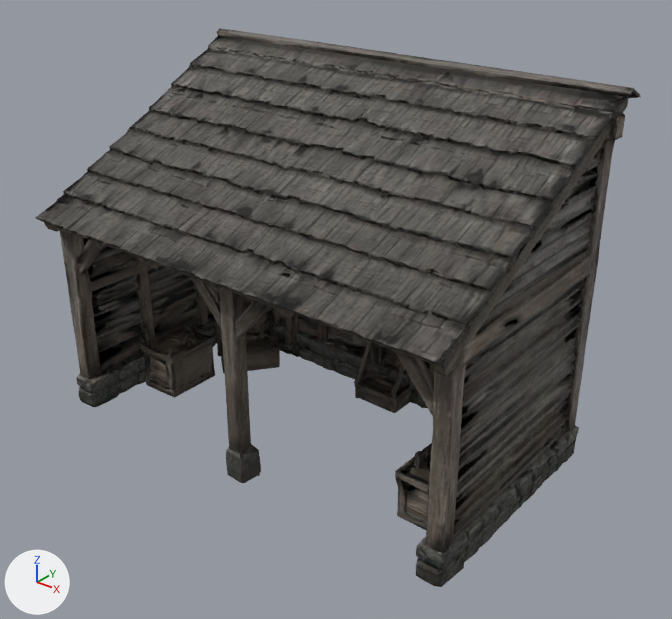
What one commit did to the glTF model apps/web/public/world/props/infill-lean-to.glb.
Camera for both pictures: a 50 mm lens placed at (2.1, -2.49, 2.12), pointed at (0.11, 0.0, 0.58). The axes (+X, +Y, +Z) are drawn at lower left. The lights are the same throughout. The first picture is the older version. Vertices at exactly the same position are counted once.
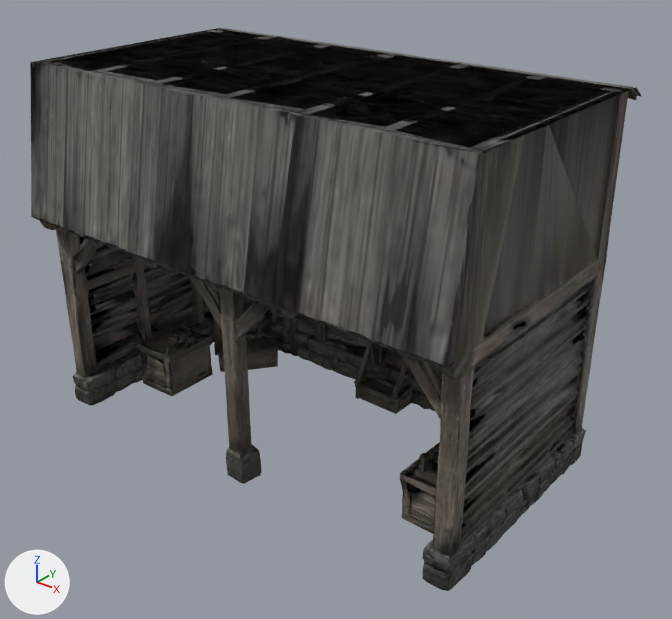
Pixel boxes [x1, y1, x2, y2] of what changed, in the pictures (672 x 619 px; the box of a moved part takes in the faces that stretch with it):
'Mesh_0', reshaped, moved: before [35, 28, 641, 587]; after [30, 28, 642, 591]
part 1 of me_mesh_0, moved or reshaped: before [141, 324, 215, 398]; after [137, 322, 213, 396]
part 2 of me_mesh_0, moved or reshaped: before [395, 443, 432, 530]; after [400, 442, 440, 534]
part 3 of me_mesh_0, moved or reshaped: before [35, 28, 641, 587]; after [30, 28, 642, 591]

The edits, one by one:
me_mesh_0 is used by ob_mesh_0; location (0.0, -0.004, 0.727).
me_mesh_0 had 15558 vertices, 20000 faces and spanned x -0.95..0.95, y -0.57..0.58, z -0.73..0.72.
me_mesh_0 now has 15558 vertices, 20000 faces and spans x -0.95..0.95, y -0.58..0.58, z 0.0..1.45.
me_mesh_0 part 1: the loose piece of 298 vertices spanning x -0.81..-0.61, y -0.22..0.03, z -0.71..-0.41 is moved by (-0.02, 0.0, 0.73).
me_mesh_0 part 2: the loose piece of 377 vertices spanning x 0.59..0.82, y -0.29..-0.02, z -0.72..-0.4 is moved by (0.02, 0.0, 0.73).
me_mesh_0 part 3: 14868 of 15558 vertices moved; they spanned x -0.95..0.95, y -0.57..0.58, z -0.73..0.72 and now span x -0.95..0.95, y -0.58..0.58, z 0.0..1.45; mean shift (0.0, 0.0, 0.84); largest move (-0.9, -0.35, 0.16) -> (-0.93, -0.36, 1.45).
Other edits to the shape of me_mesh_0 do not show in these pictures.
Object 'Mesh_0' (ob_mesh_0) moves from (0.0, -0.004, 0.727) to (0.0, 0.0, 0.0).
